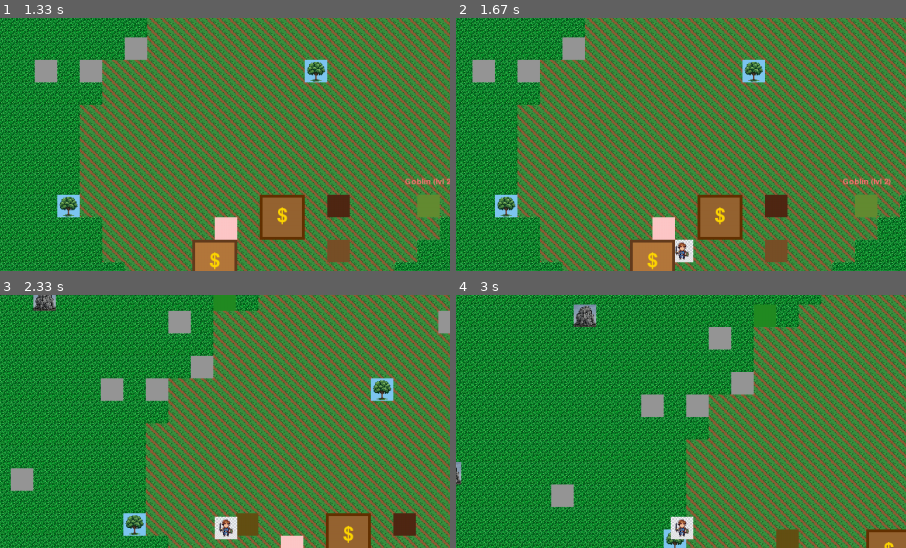
Above: before the commit, frames 1-4 (two rows, left to right).
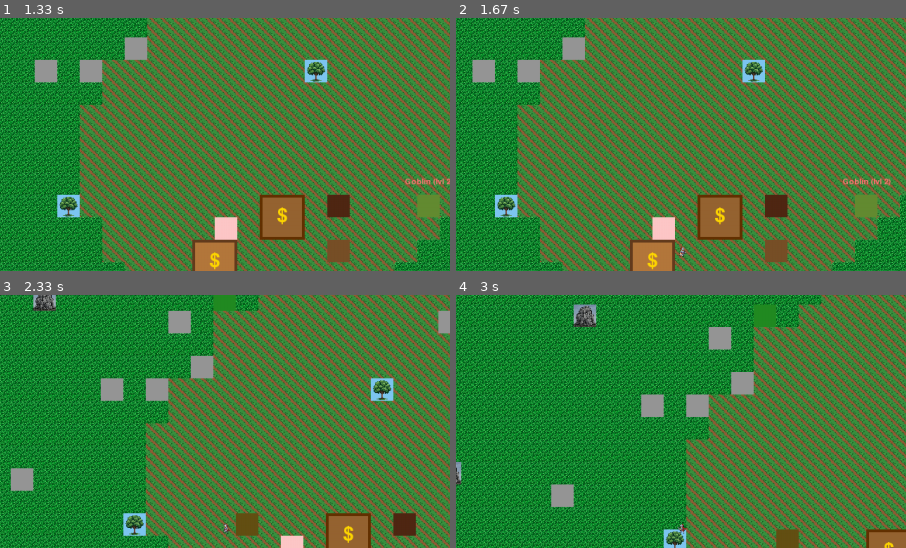
Above: after the commit, the same moments.

Repository: jacobziemba-dev/my-pygame-rpg
Game: pygame game, started from main.py
Same seed, same stepped clock (60 frames per second), same inputs: the game is played once before the commit and once after it.
Inputs (mouse positions are % of the whole screen's width and height, from its top left):
- Up to frame 1 (1.33 s): click (87, 59) at 0.38 s; hold Right 0.67-1.13 s; click (84, 37) at 1.22 s
- Up to frame 2 (1.67 s): click (26, 51) at 1.55 s
- Up to frame 3 (2.33 s): tap Enter at 1.83 s; tap F at 2.17 s
- Up to frame 4 (3 s): click (12, 28) at 2.55 s; click (97, 37) at 2.88 s
The pictures show only the part of the screen within x 25-75%, y 4-54%; the shares and areas given below are measured in that part.

Frame 1 is identical in both runs. In frame 2, 0.4% of the frame differs, in the area x 48-53%, y 87-97%; in frame 3, 0.5%, in the area x 47-53%, y 87-97%; in frame 4, 0.5%.

Commit message:
feat: update .gitignore for improved asset management; enhance player death animation handling in GameManager and Player classes; add frame loading utility for sprite sheets

Diff:
--- a/src/core/game_manager.py
+++ b/src/core/game_manager.py
@@ -136,6 +136,7 @@
     def _handle_player_death(self):
         """Initiate death fade animation and schedule respawn."""
         self.ui.show_message("You died!")
+        self.player.begin_death_animation()
         self.ui.is_fading = True
         self.ui.fade_start_time = pygame.time.get_ticks()
 
@@ -1127,6 +1128,7 @@
                 self._handle_player_respawn()
                 self.ui.is_fading = False
             # Continue updating during fade, but pause certain actions
+            self.player.update_death_animation(dt)
             self.camera.update(self.player)
             self.ui.update()
             return
--- a/src/core/settings.py
+++ b/src/core/settings.py
@@ -25,6 +25,8 @@
 PLAYER_SPEED = 4
 ARRIVE_THRESHOLD = 6  # arrival dead zone; slightly > PLAYER_SPEED to prevent oscillation
 PLAYER_MAX_HP = 100
+# Horizontal strip frames in assets/sprites/new_player/with_outline/*.png (native frame width before scaling to TILE_SIZE)
+PLAYER_SHEET_FRAME_WIDTH = 96
 
 # Entity colors
 COLOR_PLAYER = (0, 128, 255)
--- a/src/core/utils.py
+++ b/src/core/utils.py
@@ -26,3 +26,34 @@
                     pass
 
     return surface_list
+
+
+def load_frames_from_sheet(path: str, frame_width: int, scale_to=None) -> list:
+    """
+    Load a horizontal sprite strip: each frame is frame_width pixels wide, full image height.
+    Returns a list of surfaces; if scale_to is (w, h), each frame is scaled to that size.
+    """
+    full_path = get_path(path)
+    surface_list = []
+
+    if not os.path.exists(full_path) or frame_width <= 0:
+        return surface_list
+
+    try:
+        sheet = pygame.image.load(full_path).convert_alpha()
+    except pygame.error:
+        return surface_list
+
+    w, h = sheet.get_width(), sheet.get_height()
+    if h <= 0 or w < frame_width:
+        return surface_list
+
+    n = w // frame_width
+    for i in range(n):
+        rect = pygame.Rect(i * frame_width, 0, frame_width, h)
+        frame = sheet.subsurface(rect).copy()
+        if scale_to:
+            frame = pygame.transform.scale(frame, scale_to)
+        surface_list.append(frame)
+
+    return surface_list
--- a/src/entities/player.py
+++ b/src/entities/player.py
@@ -4,6 +4,7 @@
 from src.systems.inventory import Inventory
 from src.systems.skill_manager import SkillManager
 from src.core.settings import *
+from src.core.utils import load_frames_from_sheet
 from src.entities.entity import Entity
 from src.entities.bank import Bank
 from src.entities.shop import Shop
@@ -64,42 +65,107 @@
         self.inventory.add_item("wheat_seeds", 5)
 
         self.image = None
+        self.hurt_until = 0
+
+    @staticmethod
+    def _flip_frames_h(frames):
+        return [pygame.transform.flip(f, True, False) for f in frames]
 
     def import_assets(self):
+        base = "assets/sprites/new_player/with_outline"
+        sz = (TILE_SIZE, TILE_SIZE)
+        fw = PLAYER_SHEET_FRAME_WIDTH
+
+        def sheet(filename):
+            return load_frames_from_sheet(f"{base}/{filename}", fw, sz)
+
+        idle = sheet("IDLE.png")
+        walk = sheet("WALK.png")
+        attack = sheet("ATTACK 1.png")
+        hurt = sheet("HURT.png")
+        death = sheet("DEATH.png")
+
         self.animations = {
-            'idle': [], 'walk_up': [], 'walk_down': [], 'walk_left': [], 'walk_right': [],
-            'attack_up': [], 'attack_down': [], 'attack_left': [], 'attack_right': []
+            "idle": idle,
+            "walk_up": walk,
+            "walk_down": walk,
+            "walk_left": self._flip_frames_h(walk) if walk else [],
+            "walk_right": walk,
+            "attack_up": attack,
+            "attack_down": attack,
+            "attack_left": self._flip_frames_h(attack) if attack else [],
+            "attack_right": attack,
+            "hurt": hurt,
+            "death": death,
         }
-        self.load_animations('assets/sprites/player', (TILE_SIZE, TILE_SIZE))
 
     def get_status(self):
-        # Action status
+        now = pygame.time.get_ticks()
+        was_hurt = self.status == "hurt"
+        was_attacking = self.status.startswith("attack_")
+        if self.hp > 0 and now < self.hurt_until:
+            self.status = "hurt"
+            return
+
+        prev = self.status
         if self.current_action == "attacking":
-            if 'attack' not in self.status:
-                self.status = self.status.replace('walk', 'attack').replace('idle', 'attack')
-                if 'attack' not in self.status:
-                    self.status = 'attack_down'
+            if "attack" not in self.status:
+                self.status = self.status.replace("walk", "attack").replace("idle", "attack")
+                if "attack" not in self.status:
+                    self.status = "attack_down"
         else:
             if self.direction.magnitude() == 0:
-                self.status = 'idle'
+                self.status = "idle"
             else:
                 if abs(self.direction.x) > abs(self.direction.y):
-                    if self.direction.x > 0: self.status = 'walk_right'
-                    else: self.status = 'walk_left'
+                    if self.direction.x > 0:
+                        self.status = "walk_right"
+                    else:
+                        self.status = "walk_left"
                 else:
-                    if self.direction.y > 0: self.status = 'walk_down'
-                    else: self.status = 'walk_up'
+                    if self.direction.y > 0:
+                        self.status = "walk_down"
+                    else:
+                        self.status = "walk_up"
+
+        if was_hurt and self.status != "hurt":
+            self.frame_index = 0
+        if was_attacking and not self.status.startswith("attack_"):
+            self.frame_index = 0
+        if prev != self.status and self.status.startswith("attack_"):
+            self.frame_index = 0
 
     def animate(self, dt):
-        animation = self.animations.get(self.status, self.animations['idle'])
+        animation = self.animations.get(self.status) or self.animations.get("idle") or []
         if not animation:
             return
 
+        loop = (
+            self.status not in ("hurt", "death")
+            and not self.status.startswith("attack_")
+        )
+
         self.frame_index += self.animation_speed * dt * 60
-        if self.frame_index >= len(animation):
-            self.frame_index = 0
+        if loop:
+            if self.frame_index >= len(animation):
+                self.frame_index = 0
+        else:
+            if self.frame_index >= len(animation):
+                self.frame_index = len(animation) - 1
 
         self.image = animation[int(self.frame_index)]
+
+    def begin_death_animation(self):
+        self.hurt_until = 0
+        self.status = "death"
+        self.frame_index = 0
+        death = self.animations.get("death") or []
+        if death:
+            self.image = death[0]
+
+    def update_death_animation(self, dt):
+        self.status = "death"
+        self.animate(dt)
 
     def set_target_destination(self, x, y, target_entity=None, waypoints=None, action_type="default"):
         # Snap marker to tile center for RuneScape feel
@@ -254,11 +320,6 @@
         self.rect.clamp_ip(pygame.Rect(0, 0, MAP_WIDTH, MAP_HEIGHT))
 
     def draw(self, surface, camera=None):
-        # Flash player transparent if they were hit recently
-        current_time = pygame.time.get_ticks()
-        if current_time - self.last_hit_time < 1000 and (current_time // 100) % 2 == 0:
-            return
-
         super().draw(surface, camera)
 
         # Draw movement target indicator (RS-style yellow X)
@@ -291,6 +352,11 @@
             if self.hp < 0:
                 self.hp = 0
             self.last_hit_time = current_time
+            if self.hp <= 0:
+                self.hurt_until = 0
+            else:
+                self.hurt_until = current_time + 450
+                self.frame_index = 0
             return True
         return False
 
@@ -433,3 +499,6 @@
         # Restore HP and reset defensive state
         self.hp = self.max_hp
         self.last_hit_time = 0
+        self.hurt_until = 0
+        self.status = "idle"
+        self.frame_index = 0
Not shown, added: .cursor/plans/new_player_sprite_animations_784f1129.plan.md
Not shown, changed: .gitignore
